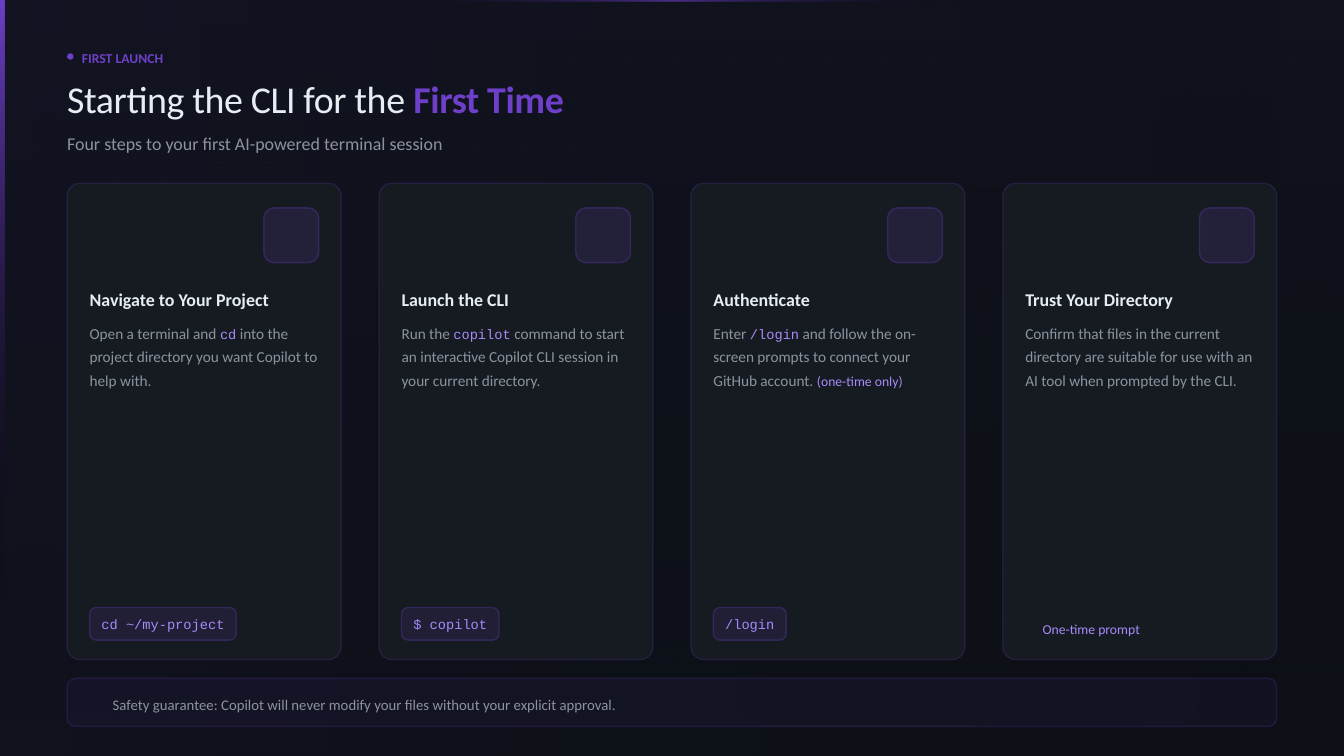
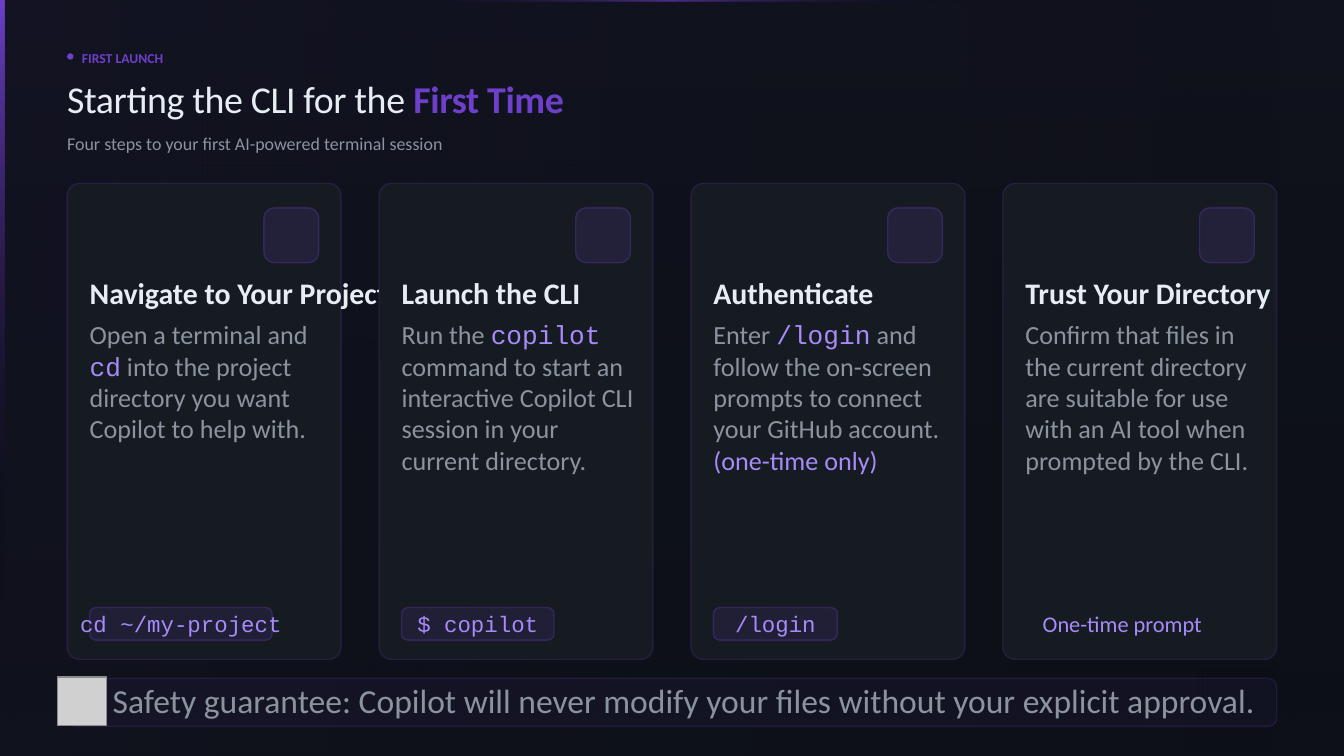
Before and after one commit to goldfish047/copilot_cli_workshop, a slide deck: slide 7 of docs/Getting Started with GitHub Copilot CLI.pptx. Drawn at 1344x756 pixels with LibreOffice and Linux fonts; fonts in the diff are those of the drawing; grey boxes stand for pictures; background and template pictures are left out. Boxes give left, top, right and bottom in pixels: in the first picture for what was removed or moved away, otherwise in the second. Text is boxed around its words. In the diff, an @@ line names an element or a change of style, - is before the commit and + after.

Commit message:
Update presentation file for GitHub Copilot CLI

```diff
--- a/docs/Getting Started with GitHub Copilot CLI.pptx
+++ b/docs/Getting Started with GitHub Copilot CLI.pptx
@@ size 9.6 to 16 pt in 4 elements at box(90, 283, 387, 309), box(402, 283, 580, 305), box(713, 283, 873, 305), box(1025, 283, 1271, 309) @@
@@ text "Open a terminal and cd ..." at box(90, 326, 308, 442): size 8.2 to 14 pt; size 7.3 to 14 pt in "cd"; line spacing 12.7pt to 1 @@
@@ text "Run the copilot command to ..." at box(402, 326, 634, 474): size 8.2 to 14 pt; size 7.3 to 14 pt in "copilot"; line spacing 12.7pt to 1 @@
@@ text "Enter /login and follow the ..." at box(713, 326, 939, 475): size 8.2 to 14 pt in "Enter and follow the on-screen prompts to ..."; size 7.3 to 14 pt in "/login (one-time only)"; line spacing 12.7pt to 1 @@
@@ text "Confirm that files in the ..." at box(1025, 326, 1248, 474): size 8.2 to 14 pt; line spacing 12.7pt to 1 @@
@@ rounded rectangle "cd ~/my-project": place and size @@
-rounded rectangle "cd ~/my-project" at box(90, 607, 237, 640)
+rounded rectangle "cd ~/my-project" at box(90, 607, 273, 640)
@@ rounded rectangle "$ copilot": place and size @@
-rounded rectangle "$ copilot" at box(402, 607, 499, 640)
+rounded rectangle "$ copilot" at box(402, 607, 554, 640)
@@ rounded rectangle "/login": place and size @@
-rounded rectangle "/login" at box(714, 607, 786, 640)
+rounded rectangle "/login" at box(714, 607, 837, 640)
@@ size 7.3 to 12 pt in 4 elements at box(90, 607, 273, 640), box(402, 607, 554, 640), box(714, 607, 837, 640), box(1043, 616, 1202, 636) @@
@@ picture added at box(58, 677, 106, 726) @@
@@ text "Safety guarantee: Copilot will never ..." at box(113, 689, 1254, 719): size 7.9 to 18 pt @@
```
Also in this commit, not shown: 4 other slides changed.
